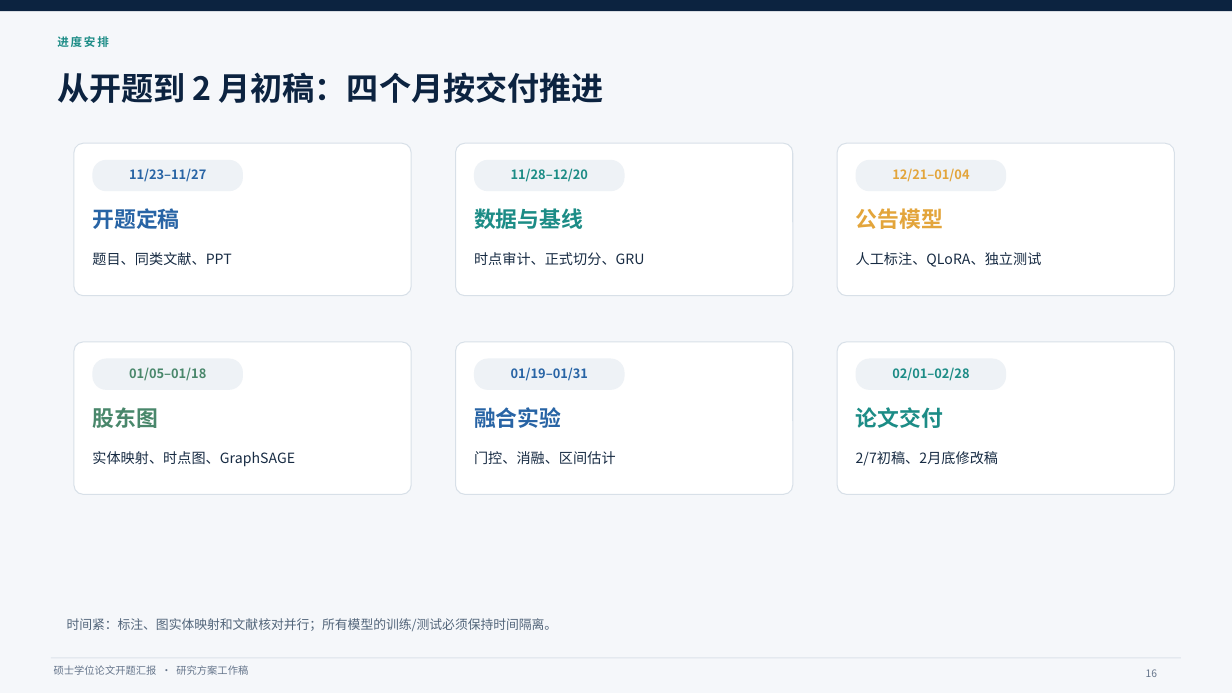
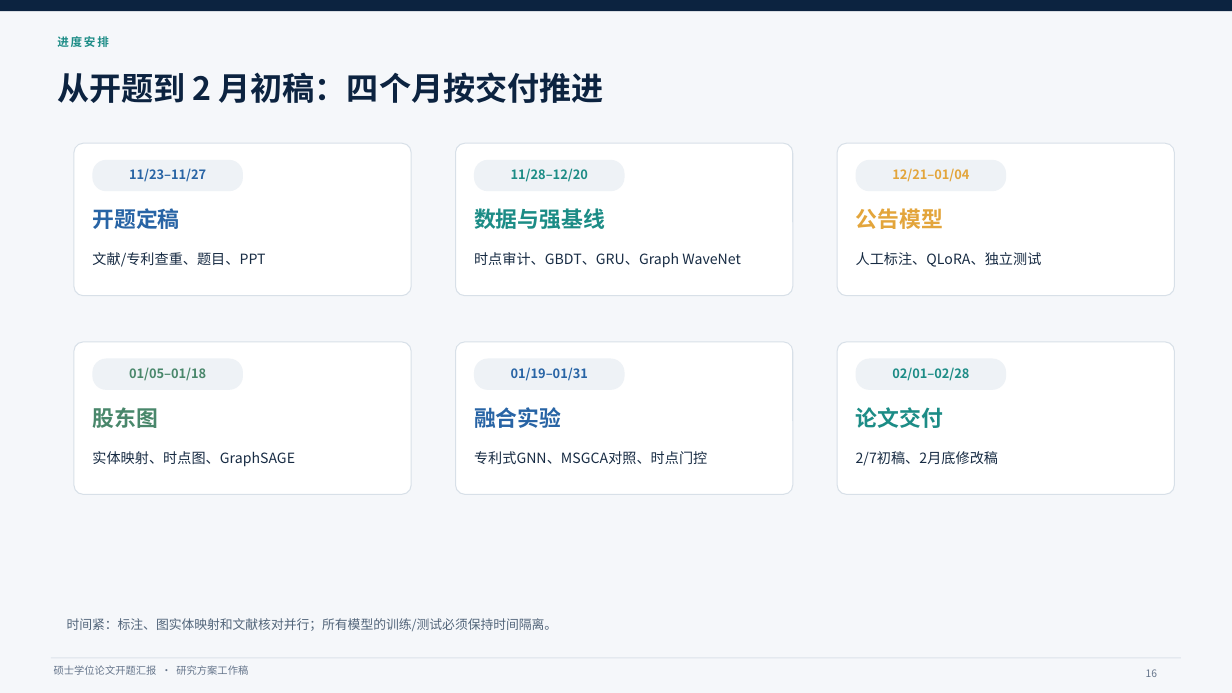
Before and after one commit to QiuKunYuan/llm-event-tail-risk-, a slide deck: slide 16 of docs/开题报告/开题答辩汇报.pptx. Drawn at 1232x693 pixels with LibreOffice and Linux fonts; fonts in the diff are those of the drawing. Boxes give left, top, right and bottom in pixels: in the first picture for what was removed or moved away, otherwise in the second. Text is boxed around its words. In the diff, an @@ line names an element or a change of style, - is before the commit and + after.

```diff
--- a/docs/开题报告/开题答辩汇报.pptx
+++ b/docs/开题报告/开题答辩汇报.pptx
@@ text at (x1=474, y1=208, x2=605, y2=229): text changed @@
-数据与基线
+数据与强基线
@@ text at (x1=92, y1=252, x2=265, y2=267): text changed @@
-题目、同类文献、PPT
+文献/专利查重、题目、PPT
@@ text at (x1=474, y1=252, x2=741, y2=268): text changed @@
-时点审计、正式切分、GRU
+时点审计、GBDT、GRU、Graph WaveNet
@@ text at (x1=474, y1=451, x2=707, y2=464): text changed @@
-门控、消融、区间估计
+专利式GNN、MSGCA对照、时点门控
```
Also in this commit, not shown: 11 other slides changed, 14 other files.
